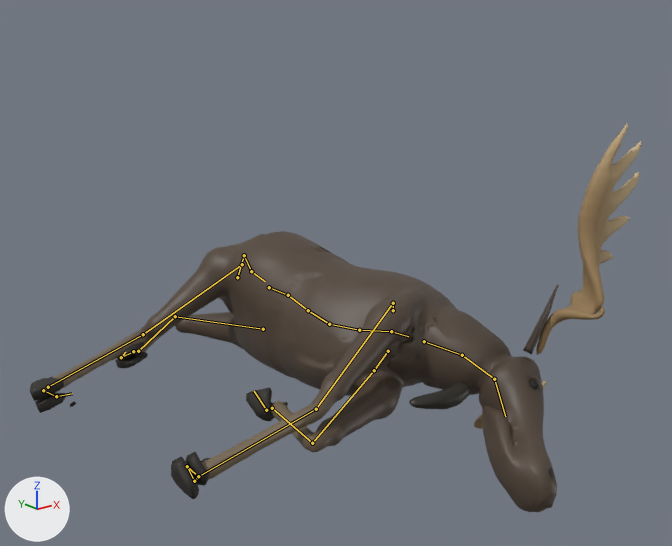
The glTF model game/public/assets/models/creature/creature_marsh_moose.glb as it was, and as the next commit left it.
Before and after are seen from a 50 mm camera at (-2.35, -3.96, 2.86) aimed at (0.68, -0.17, 1.35). Every picture has the same lights, and +X, +Y and +Z are marked at lower left. The older version comes first. Both versions are drawn at frame 13 of the action 'Death'; the numbers are the values there. The bones that change, and the others that lie on the model, are drawn over the model as lines.

In view in the first picture: 'marsh_moose_anatomy'.
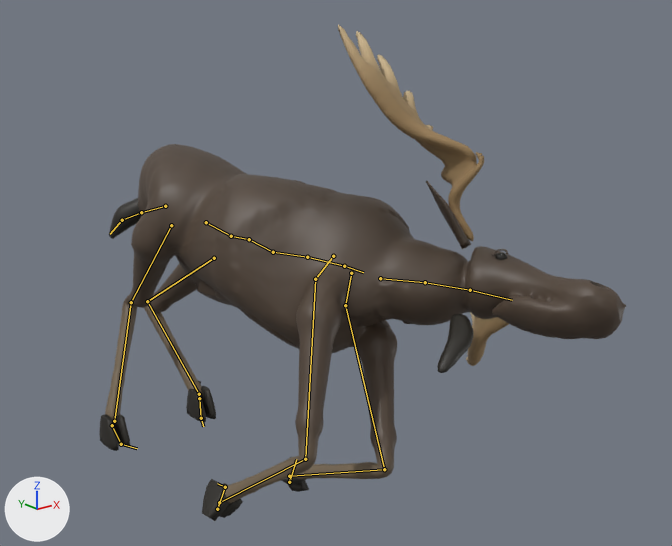
Changed parts and their boxes [x1, y1, x2, y2] in the pictures (672 x 546 px):
'marsh_moose_anatomy', posed (14% narrower, 28% taller)
    before: [30, 124, 642, 512]
    after: [99, 25, 626, 521]
bone 'pelvis', root to tip
    before: (269, 287) to (288, 295)
    after: (206, 222) to (231, 236)
bone 'spine_01', root to tip
    before: (288, 295) to (308, 310)
    after: (231, 236) to (249, 239)
bone 'spine_02', root to tip
    before: (308, 310) to (329, 324)
    after: (249, 239) to (273, 252)
bone 'spine_03', root to tip
    before: (329, 324) to (359, 330)
    after: (273, 252) to (307, 257)
bone 'spine_04', root to tip
    before: (359, 330) to (391, 331)
    after: (307, 257) to (344, 266)
bone 'spine_05', root to tip
    before: (391, 331) to (408, 336)
    after: (344, 266) to (363, 272)
bone 'neck_01', root to tip
    before: (424, 341) to (462, 355)
    after: (380, 278) to (425, 282)
bone 'neck_02', root to tip
    before: (462, 355) to (494, 379)
    after: (425, 282) to (470, 290)
bone 'head', root to tip
    before: (494, 379) to (505, 416)
    after: (470, 290) to (512, 300)
bone 'frontleg_scapula_l', root to tip
    before: (388, 351) to (374, 370)
    after: (351, 273) to (345, 305)
bone 'frontleg_hip_l', root to tip
    before: (374, 370) to (312, 443)
    after: (345, 305) to (384, 469)
bone 'frontleg_knee1_l', root to tip
    before: (312, 443) to (272, 408)
    after: (384, 469) to (289, 476)
bone 'frontleg_knee2_l', root to tip
    before: (272, 408) to (266, 410)
    after: (289, 476) to (289, 482)
bone 'frontleg_ankle_l', root to tip
    before: (266, 410) to (254, 391)
    after: (289, 482) to (296, 459)
bone 'frontleg_scapula_r', root to tip
    before: (393, 310) to (393, 303)
    after: (333, 256) to (315, 279)
bone 'frontleg_hip_r', root to tip
    before: (393, 303) to (316, 409)
    after: (315, 279) to (305, 459)
bone 'frontleg_knee1_r', root to tip
    before: (316, 409) to (198, 476)
    after: (305, 459) to (219, 502)
bone 'frontleg_knee2_r', root to tip
    before: (198, 476) to (194, 481)
    after: (219, 502) to (217, 509)
bone 'frontleg_ankle_r', root to tip
    before: (194, 481) to (187, 466)
    after: (217, 509) to (225, 487)
bone 'tail_01', root to tip
    before: (237, 277) to (244, 255)
    after: (165, 206) to (141, 212)
bone 'tail_02', root to tip
    before: (244, 255) to (251, 271)
    after: (141, 212) to (122, 220)
bone 'tail_03', root to tip
    before: (251, 271) to (265, 281)
    after: (122, 220) to (110, 234)
bone 'thigh_l', root to tip
    before: (263, 329) to (175, 316)
    after: (214, 258) to (147, 301)
bone 'calf_l', root to tip
    before: (175, 316) to (138, 351)
    after: (147, 301) to (199, 394)
bone 'hindleg_knee2_l', root to tip
    before: (138, 351) to (133, 351)
    after: (199, 394) to (199, 398)
bone 'hindleg_ankle_l', root to tip
    before: (133, 351) to (121, 357)
    after: (199, 398) to (201, 418)
bone 'thigh_r', root to tip
    before: (242, 264) to (143, 334)
    after: (171, 225) to (131, 302)
bone 'calf_r', root to tip
    before: (143, 334) to (48, 387)
    after: (131, 302) to (114, 421)
bone 'hindleg_knee2_r', root to tip
    before: (48, 387) to (43, 390)
    after: (114, 421) to (112, 425)
bone 'hindleg_ankle_r', root to tip
    before: (43, 390) to (56, 396)
    after: (112, 425) to (121, 444)
bone 'hindleg_ball_r', root to tip
    before: (56, 396) to (72, 393)
    after: (121, 444) to (137, 448)

The edits, one by one:
Bone 'pelvis' (bone_pelvis) moves from (0.814, -0.102, 0.648) to (0.318, 0.0, 0.13).
Bone 'pelvis' (bone_pelvis) turns from (-2, -73, 2) to (16, -37, -22) degrees about its own x, y and z.
Bone 'spine_01' (bone_spine_01) turns from (-3, -6, 13) to (6, 0, -24) degrees about its own x, y and z.
Bone 'spine_02' (bone_spine_02) turns from (1, -11, -5) to (-6, 1, 16) degrees about its own x, y and z.
Bone 'spine_03' (bone_spine_03) turns from (0, -5, 6) to (1, 7, -16) degrees about its own x, y and z.
Bone 'spine_04' (bone_spine_04) turns from (-1, -7, 8) to (1, 6, -15) degrees about its own x, y and z.
Bone 'spine_05' (bone_spine_05) turns from (-5, -1, -9) to (12, -6, 20) degrees about its own x, y and z.
Bone 'neck_01' (bone_neck_01) turns from (1, 8, -5) to (-5, -14, -8) degrees about its own x, y and z.
Bone 'neck_02' (bone_neck_02) turns from (1, 7, -10) to (-11, -16, -3) degrees about its own x, y and z.
Bone 'head' (bone_head) turns from (5, 0, -8) to (-18, 9, 8) degrees about its own x, y and z.
Bone 'frontleg_scapula_l' (bone_frontleg_scapula_l) turns from (-8, -4, 2) to (0, 0, 0) degrees about its own x, y and z.
Bone 'frontleg_hip_l' (bone_frontleg_hip_l) turns from (13, 14, 4) to (44, 14, 4) degrees about its own x, y and z.
Bone 'frontleg_knee1_l' (bone_frontleg_knee1_l) turns from (-133, 0, 6) to (-104, 0, 6) degrees about its own x, y and z.
Bone 'frontleg_knee2_l' (bone_frontleg_knee2_l) turns from (100, 12, -50) to (100, -6, 14) degrees about its own x, y and z.
Bone 'frontleg_ankle_l' (bone_frontleg_ankle_l) turns from (-124, -28, 8) to (32, -64, 121) degrees about its own x, y and z.
Bone 'frontleg_scapula_r' (bone_frontleg_scapula_r) turns from (-28, 12, -10) to (0, 0, 0) degrees about its own x, y and z.
Bone 'frontleg_hip_r' (bone_frontleg_hip_r) turns from (-15, 20, 24) to (31, 24, 12) degrees about its own x, y and z.
Bone 'frontleg_knee1_r' (bone_frontleg_knee1_r) turns from (-30, 0, -6) to (-77, 0, -6) degrees about its own x, y and z.
Bone 'frontleg_knee2_r' (bone_frontleg_knee2_r) turns from (-39, -174, 0) to (64, 1, 4) degrees about its own x, y and z.
Bone 'frontleg_ankle_r' (bone_frontleg_ankle_r) turns from (48, 16, 119) to (69, -108, 87) degrees about its own x, y and z.
Bone 'tail_01' (bone_tail_01) turns from (-52, -23, -44) to (44, 5, -11) degrees about its own x, y and z.
Bone 'tail_02' (bone_tail_02) turns from (1, -3, 130) to (-40, 4, 10) degrees about its own x, y and z.
Bone 'tail_03' (bone_tail_03) turns from (-61, 0, 0) to (-22, 4, 20) degrees about its own x, y and z.
Bone 'thigh_l' (bone_thigh_l) turns from (-75, -3, -5) to (-50, 13, 18) degrees about its own x, y and z.
Bone 'calf_l' (bone_calf_l) turns from (136, 10, 15) to (122, -22, 15) degrees about its own x, y and z.
Bone 'hindleg_knee2_l' (bone_hindleg_knee2_l) turns from (-63, -3, -24) to (-62, -5, -10) degrees about its own x, y and z.
Bone 'hindleg_ankle_l' (bone_hindleg_ankle_l) turns from (-8, 2, 30) to (-4, -3, 7) degrees about its own x, y and z.
Bone 'thigh_r' (bone_thigh_r) turns from (-24, 22, 12) to (-30, -9, 54) degrees about its own x, y and z.
Bone 'calf_r' (bone_calf_r) turns from (61, 12, -8) to (62, 40, -27) degrees about its own x, y and z.
Bone 'hindleg_knee2_r' (bone_hindleg_knee2_r) turns from (-34, -13, 20) to (-39, 17, -24) degrees about its own x, y and z.
Bone 'hindleg_ankle_r' (bone_hindleg_ankle_r) turns from (68, -29, 4) to (-19, 12, 31) degrees about its own x, y and z.
Bone 'hindleg_ball_r' (bone_hindleg_ball_r) turns from (42, -16, -6) to (0, 0, 0) degrees about its own x, y and z.
